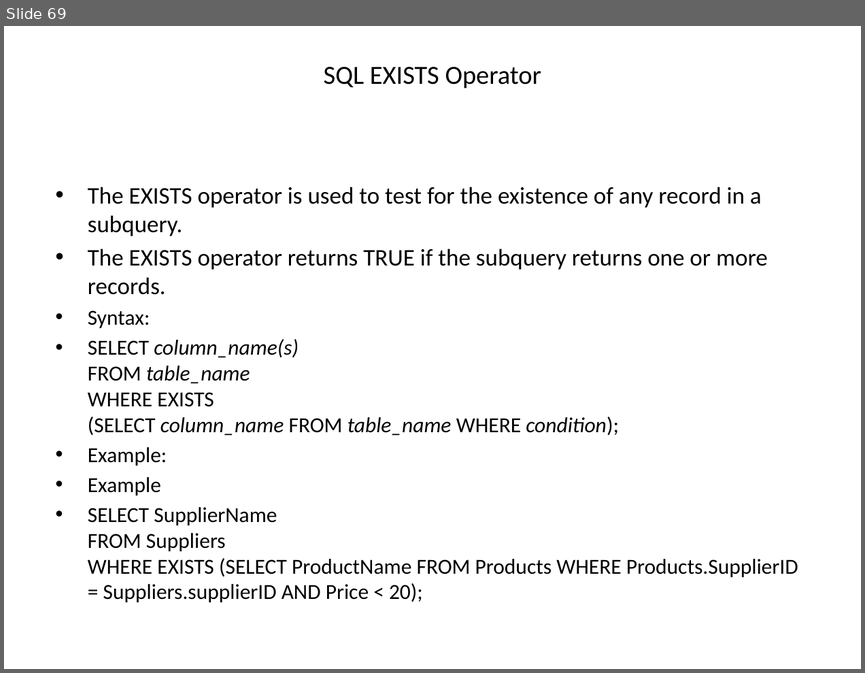
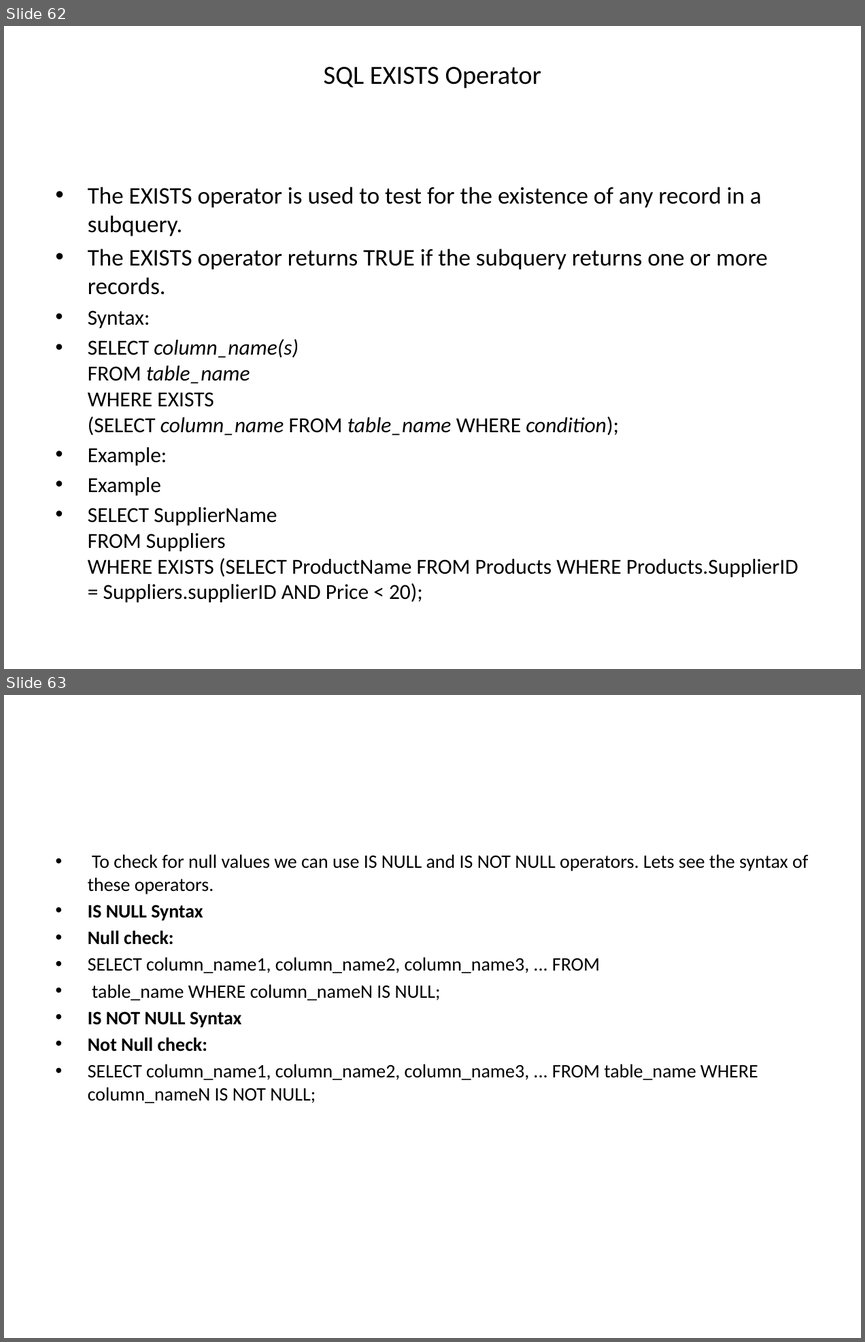
Before and after one commit to goudp4959/Oracle, a slide deck: SQL-latest (1) (4).pptx. Shown one above the other, each under a label of ours: slide 69 before the commit, slides 62 and 63 after it. The pictures are 865x673 and 865x1342 pixels, drawn with LibreOffice and Linux fonts; fonts in the diff are those of the drawing. Boxes give left, top, right and bottom in pixels: in the first picture for what was removed or moved away, otherwise in the second. Text is boxed around its words. In the diff, an @@ line names an element or a change of style, - is before the commit and + after.

```diff
--- a/SQL-latest (1) (4).pptx
+++ b/SQL-latest (1) (4).pptx
@@ slide 63 added at (4,695,861,1338), background #FFFFFF @@
@@ text added at (88,854,808,1103), 16 pt, text #000000 @@
+• To check for null values we can use IS NULL and IS NOT NULL operators. Lets see the syntax of these operators.
+• IS NULL Syntax
+• Null check:
+• SELECT column_name1, column_name2, column_name3, ... FROM
+• table_name WHERE column_nameN IS NULL;
+• IS NOT NULL Syntax
+• Not Null check:
+• SELECT column_name1, column_name2, column_name3, ... FROM table_name WHERE column_nameN IS NOT NULL;
@@ what was slide 69 is now slide 62 @@
```
Also in this commit, not shown: 6 slides changed, 8 other slides added, 1 slide removed.
